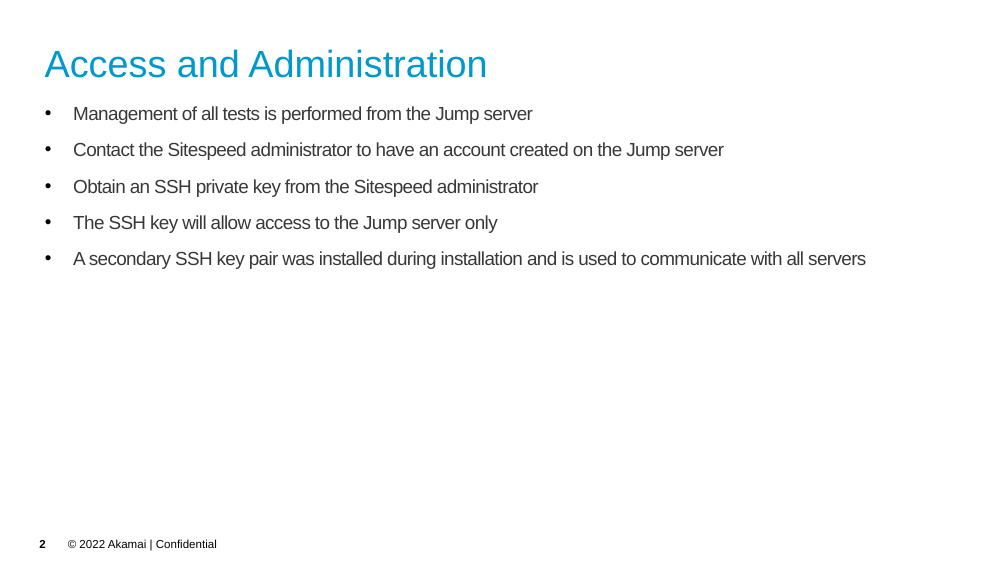
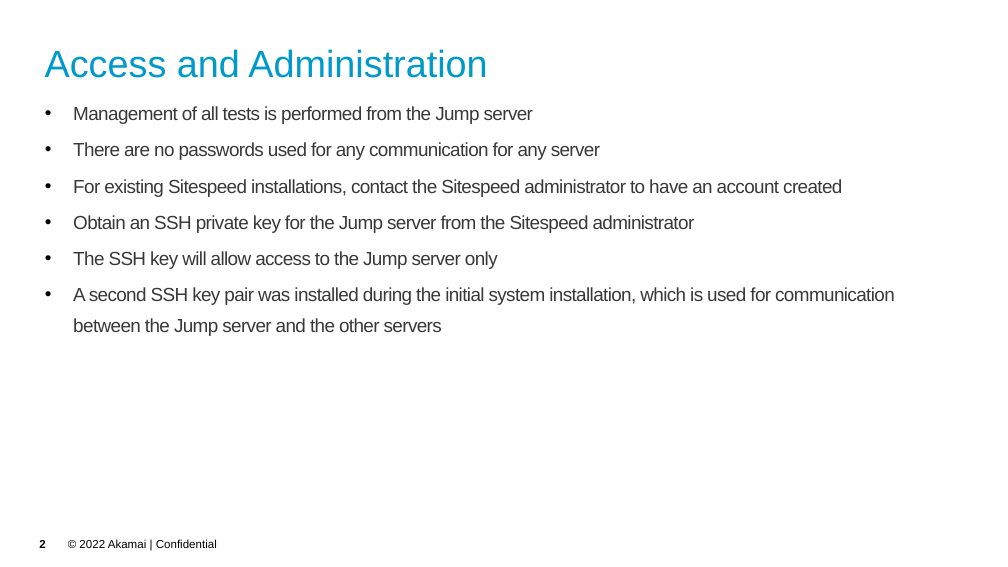
Before and after one commit to akamai-consulting/sitespeed, a slide deck: slide 2 of Info/Guide.pptx. Drawn at 1008x567 pixels with LibreOffice and Linux fonts; fonts in the diff are those of the drawing; background and template pictures are left out. Boxes give left, top, right and bottom in pixels: in the first picture for what was removed or moved away, otherwise in the second. Text is boxed around its words. In the diff, an @@ line names an element or a change of style, - is before the commit and + after.

```diff
--- a/Info/Guide.pptx
+++ b/Info/Guide.pptx
@@ text at (73,142,842,233): text changed @@
-• Contact the Sitespeed administrator to have an account created on the Jump server
-• Obtain an SSH private key from the Sitespeed administrator
+• There are no passwords used for any communication for any server
+• For existing Sitespeed installations, contact the Sitespeed administrator to have an account created
+• Obtain an SSH private key for the Jump server from the Sitespeed administrator
@@ text at (73,287,895,336): text changed @@
-• A secondary SSH key pair was installed during installation and is used to communicate with all servers
+• A second SSH key pair was installed during the initial system installation, which is used for communication between the Jump server and the other servers
```
Also in this commit, not shown: 1 other slide changed, 1 slide added, 1 other file.
